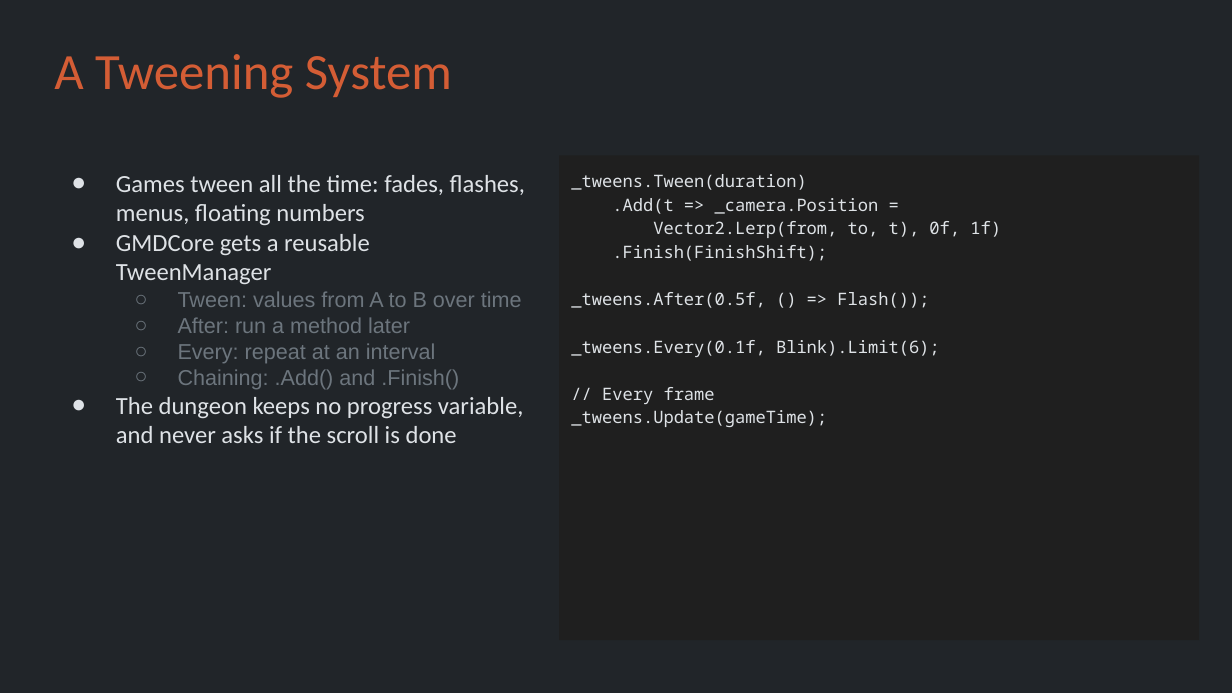
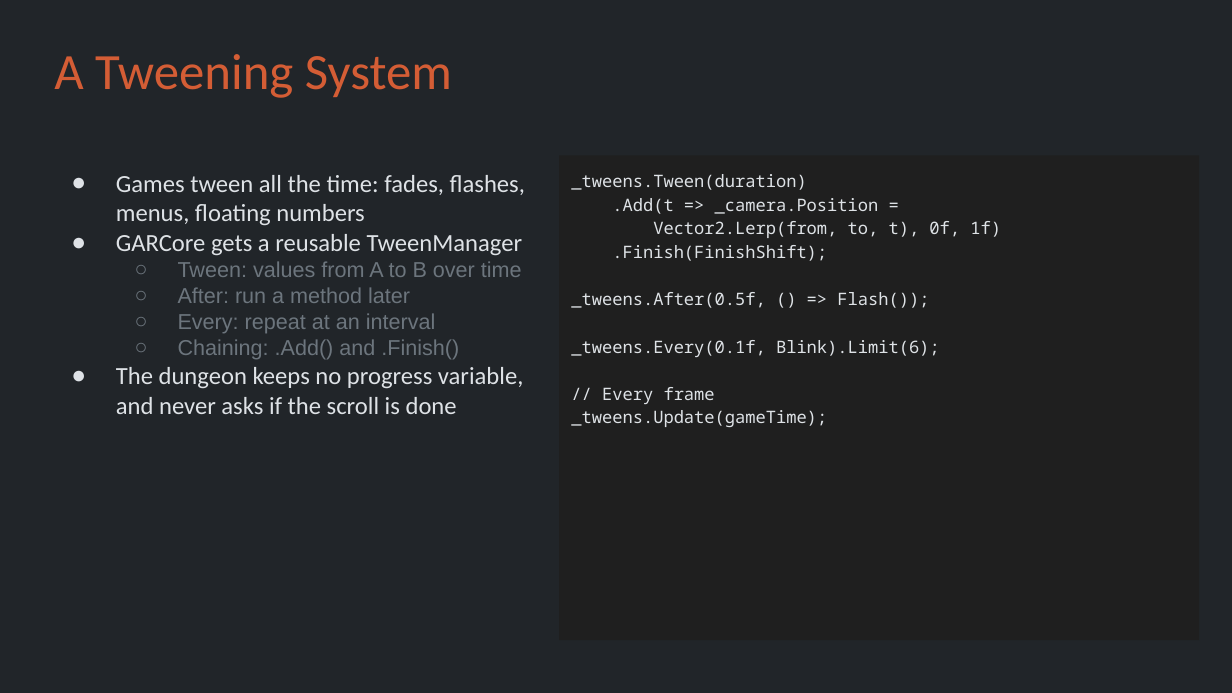
Before and after one commit to Metamate/gar, a slide deck: slide 32 of slides/07 The Legend of Zelda.pptx. Drawn at 1232x693 pixels with LibreOffice and Linux fonts; fonts in the diff are those of the drawing. Boxes give left, top, right and bottom in pixels: in the first picture for what was removed or moved away, otherwise in the second. Text is boxed around its words. In the diff, an @@ line names an element or a change of style, - is before the commit and + after.

```diff
--- a/slides/07 The Legend of Zelda.pptx
+++ b/slides/07 The Legend of Zelda.pptx
@@ title at [116,234,523,256]: text changed @@
-● GMDCore gets a reusable TweenManager
+● GARCore gets a reusable TweenManager
```
Also in this commit, not shown: 19 other files.
